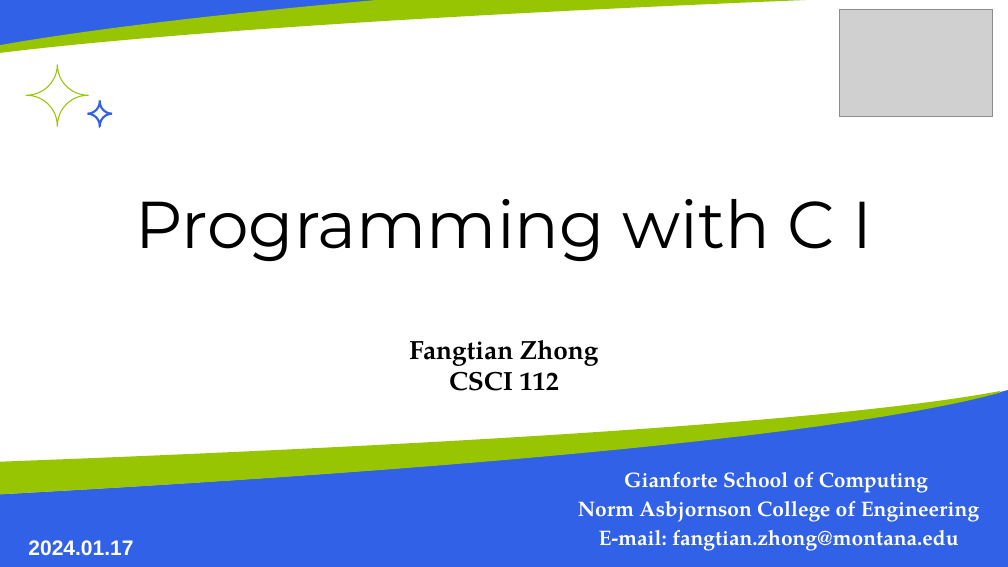
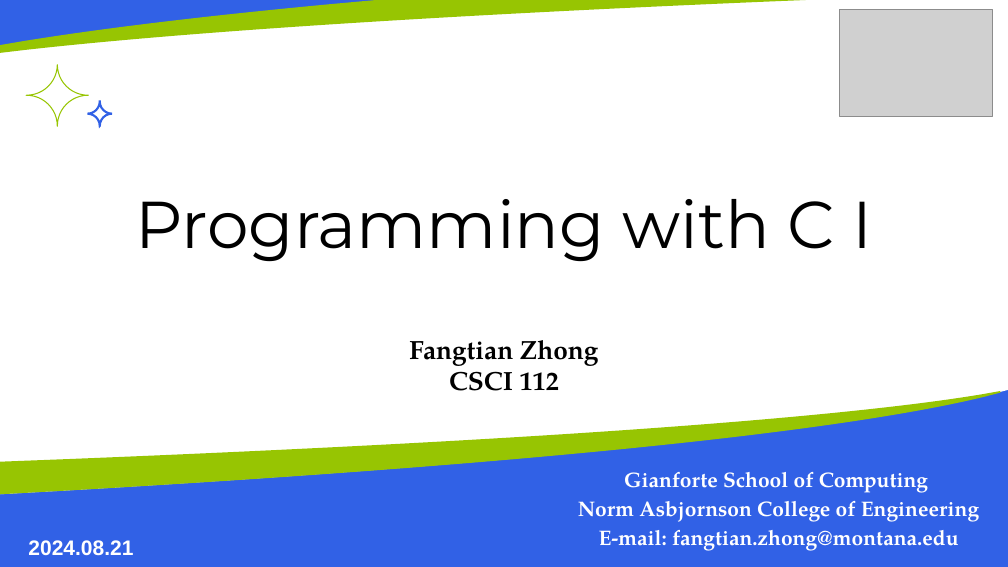
Before and after one commit to fangtian-zhong/fangtian-zhong.github.io, a slide deck: slide 1 of teaching/csci112-fall-2024/lectures/ppts/CSCI_112_Programming_with_C_20240117.pptx. Drawn at 1008x567 pixels with LibreOffice and Linux fonts; fonts in the diff are those of the drawing; grey boxes stand for pictures. Boxes give left, top, right and bottom in pixels: in the first picture for what was removed or moved away, otherwise in the second. Text is boxed around its words. In the diff, an @@ line names an element or a change of style, - is before the commit and + after.

```diff
--- a/teaching/csci112-fall-2024/lectures/ppts/CSCI_112_Programming_with_C_20240117.pptx
+++ b/teaching/csci112-fall-2024/lectures/ppts/CSCI_112_Programming_with_C_20240117.pptx
@@ text at [28, 540, 133, 555]: text changed @@
-2024.01.17
+2024.08.21
```
Also in this commit, not shown: 6 other slides changed.
